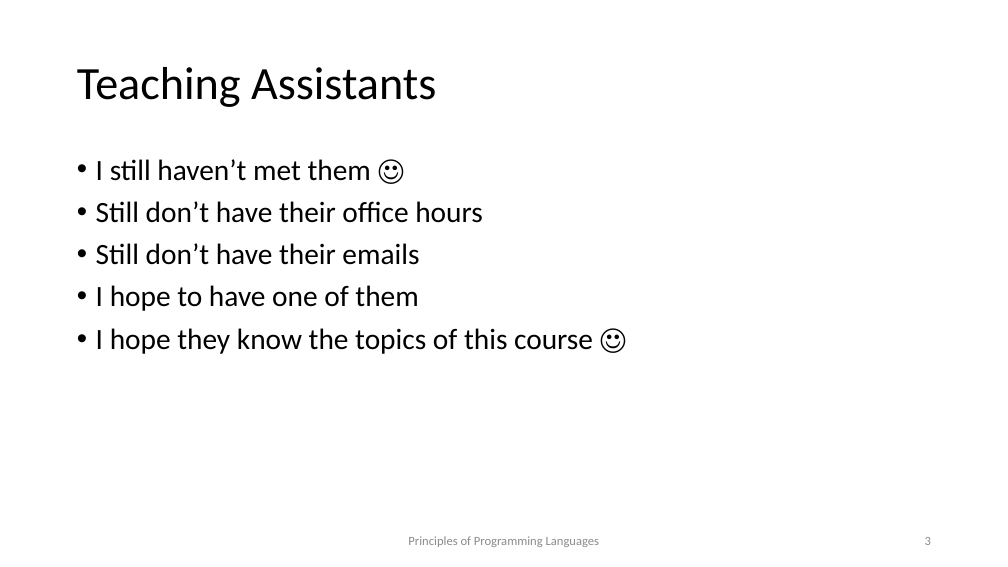
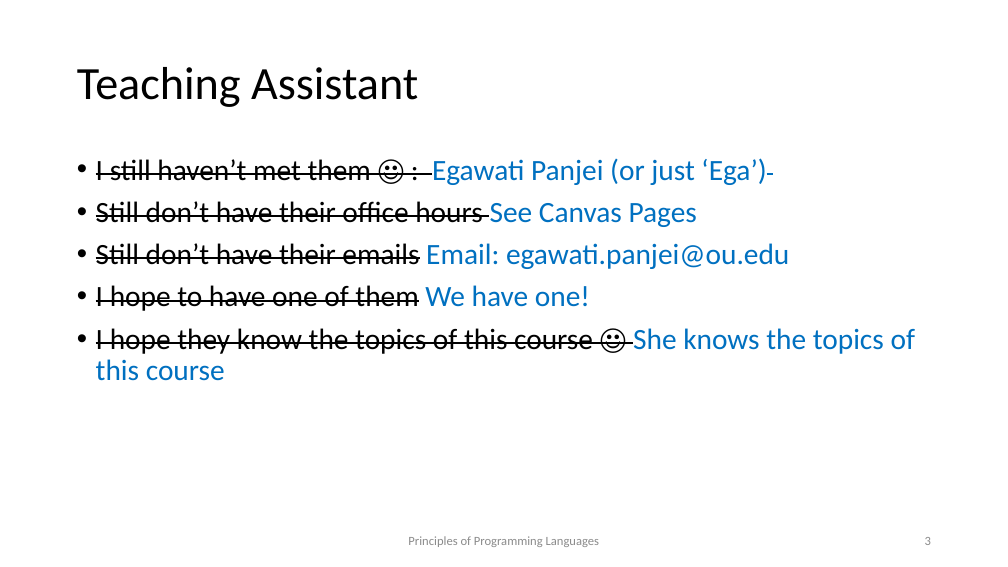
Before and after one commit to kongm/pl-design, a slide deck: slide 3 of C0-preliminaries.pptx. Drawn at 1008x567 pixels with LibreOffice and Linux fonts; fonts in the diff are those of the drawing. Boxes give left, top, right and bottom in pixels: in the first picture for what was removed or moved away, otherwise in the second. Text is boxed around its words. In the diff, an @@ line names an element or a change of style, - is before the commit and + after.

```diff
--- a/C0-preliminaries.pptx
+++ b/C0-preliminaries.pptx
@@ title at [77,67,418,107]: text changed @@
-Teaching Assistants
+Teaching Assistant
@@ text at [96,158,915,381]: text changed @@
-• I still haven’t met them ☺
-• Still don’t have their office hours
-• Still don’t have their emails
-• I hope to have one of them
-• I hope they know the topics of this course ☺
+• I still haven’t met them ☺ : Egawati Panjei (or just ‘Ega’)
+• Still don’t have their office hours See Canvas Pages
+• Still don’t have their emails Email: egawati.panjei@ou.edu
+• I hope to have one of them We have one!
+• I hope they know the topics of this course ☺ She knows the topics of this course
```
Also in this commit, not shown: 7 other slides changed, 2 slides added, 1 other file.
